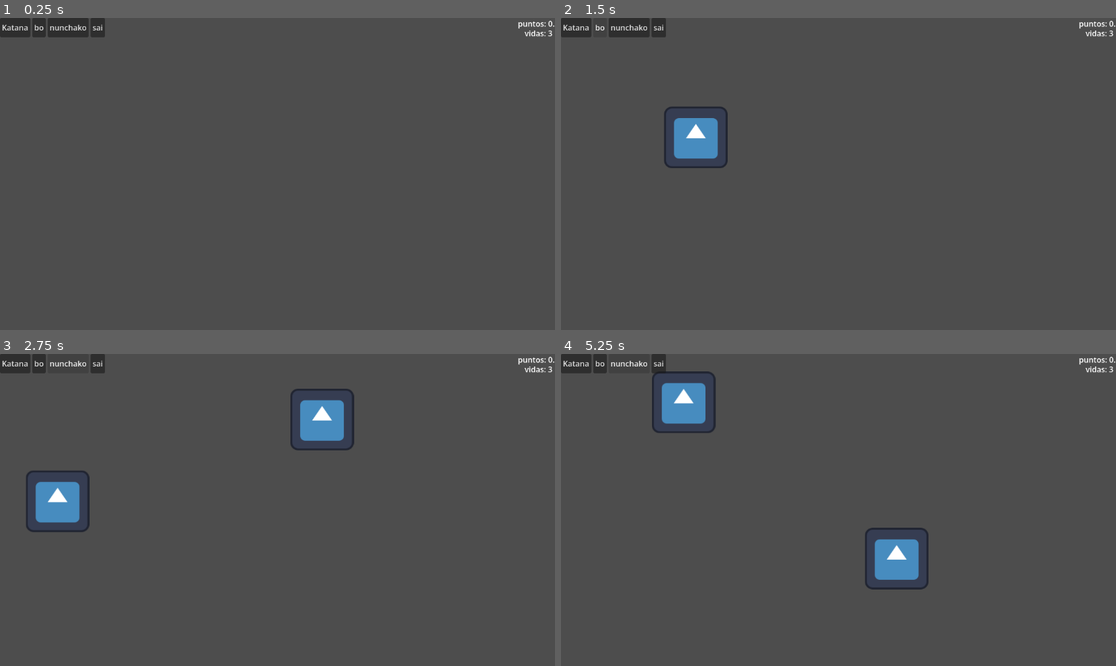
Above: before the commit, frames 1-4 (two rows, left to right).
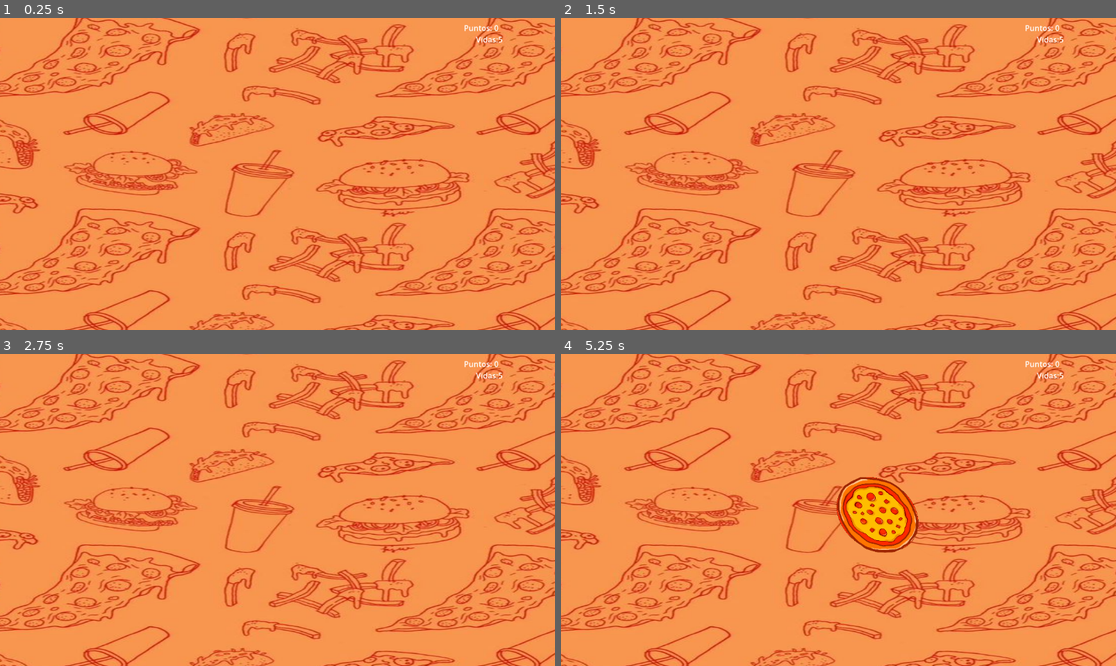
Above: after the commit, the same moments.

Repository: Vivasoscas272727/tortugas-ninja
Game: Godot game, scene res://nivel_1.tscn
Same seed, same stepped clock (60 frames per second), same inputs: the game is played once before the commit and once after it. This scene is started directly instead of the project's main scene. The engine's default icon, where the game draws it, is replaced by a stand-in: a white triangle on a blue panel in a dark square.
Inputs (mouse positions are in pixels of both pictures, inside the frame that each line leads up to):
- Up to frame 1 (0.25 s): no input
- Up to frame 2 (1.5 s): click (577, 27) at 0.5 s, where only the run before the commit has a clickable "Katana"; click (599, 27) at 1.25 s, where only the run before the commit has a clickable "bo"
- Up to frame 3 (2.75 s): click (66, 363) at 2 s, where only the run before the commit has a clickable "nunchako"
- Up to frame 4 (5.25 s): click (660, 363) at 2.75 s, where only the run before the commit has a clickable "sai"; click (577, 363) at 3.5 s, where only the run before the commit has a clickable "Katana"; click (599, 363) at 4.25 s, where only the run before the commit has a clickable "bo"; click (627, 363) at 5 s, where only the run before the commit has a clickable "nunchako"

The runs differ from the first frame. In frame 1, 100% of the frame differs, in the area x 0-100%, y 0-100%; in frame 2, 100%; in frame 3, 100%; in frame 4, 100%.

Commit message:
sube las notas

Diff:
--- a/juego-tortugas-ninja/estela_arma.gd
+++ b/juego-tortugas-ninja/estela_arma.gd
@@ -1,6 +1,8 @@
 extends Line2D
 
 # 1. LAS VARIABLES
+var pedazos_pizza = preload("res://objeto_roto.tscn")
+var pedazos_patilla = preload("res://patilla_roto.tscn")
 var longitud_estela = 10
 
 var DATOS_ARMAS = {
@@ -11,10 +13,6 @@
 }
 
 var arma_actual = "katana"
-
-# >>> ESTO FALTABA: Cargar la escena de los pedazos en memoria <<<
-var escena_pedazos = preload("res://objeto_roto.tscn")
-
 
 # 2. SE EJECUTA AL INICIAR
 func _ready() -> void:
@@ -40,26 +38,32 @@
 	# Hace que el círculo de colisión siga a la punta de la línea
 	$Area2D.global_position = pos_raton
 
+# 5. LÓGICA DE CORTAR Y EXPLOSIONES
+func _on_area_2d_body_entered(body: Node2D) -> void:
+	# Comprobamos que el objeto tocado sea el original y no un pedazo suelto
+	if body.is_in_group("enemigo"):
+		var pedazos = null
 
-# >>> ESTO FALTABA: La nueva lógica de explosión <<<
-func _on_area_2d_body_entered(body: Node2D) -> void:
-	# 1. Comprobamos que el objeto tocado sea el original y no un pedazo suelto
-	if body.is_in_group("enemigo"):
-		var pedazos = escena_pedazos.instantiate()
-		pedazos.global_position = body.global_position
+		# Convertimos el nombre a minúsculas para que no haya errores de texto
+		var nombre_objeto = body.name.to_lower()
 
-		# 2. call_deferred le dice a Godot: "Espera a que termine el choque para meter esto"
-		get_tree().current_scene.call_deferred("add_child", pedazos)
+		# Revisamos el nombre del objeto para saber qué pedazos instanciar
+		if nombre_objeto.begins_with("pizza"):
+			pedazos = pedazos_pizza.instantiate()
+		elif nombre_objeto.begins_with("patilla"):
+			pedazos = pedazos_patilla.instantiate()
+
+		# Solo instanciamos las mitades si reconoció el objeto
+		if pedazos != null:
+			pedazos.global_position = body.global_position
+			get_tree().current_scene.call_deferred("add_child", pedazos)
 
 		get_tree().current_scene.sumar_punto()
-		# 3. Eliminamos el robot original
 		body.queue_free()
 
 	elif body.is_in_group("bomba"):
 		# Le avisamos al nivel principal que reste una vida
 		get_tree().current_scene.restar_vida()
 
-		# Opcional: Podrías añadir un efecto de explosión aquí después
-
 		# Destruimos la bomba para que no siga cayendo
 		body.queue_free()
--- /dev/null
+++ b/juego-tortugas-ninja/global.gd
@@ -0,0 +1,4 @@
+extends Node
+
+# Esta variable guardará el arma y todos los niveles podrán verla
+var arma_elegida = "katana"
--- /dev/null
+++ b/juego-tortugas-ninja/menu_principal.gd
@@ -0,0 +1,29 @@
+extends Control
+
+func _ready() -> void:
+	pass
+
+func _on_button_pressed() -> void:
+	# Esto cambia la pantalla actual por la del Nivel 1
+	get_tree().change_scene_to_file("res://nivel_1.tscn")
+
+func _on_opciones_pressed() -> void:
+	# Escondemos el menú principal y mostramos las armas
+	$CajaInicial.hide()
+	$CajaArmas.show()
+
+func _on_volver_pressed() -> void:
+	# Escondemos las armas y volvemos a mostrar el menú principal
+	$CajaArmas.hide()
+	$CajaInicial.show()
+
+#cada que seleccione un arma te mande a jugar el juego
+
+func _on_katana_pressed() -> void:
+	get_tree().change_scene_to_file("res://nivel_1.tscn")
+func _on_nunchakus_pressed() -> void:
+	get_tree().change_scene_to_file("res://nivel_1.tscn")
+func _on_bastón_pressed() -> void:
+	get_tree().change_scene_to_file("res://nivel_1.tscn")
+func _on_sais_pressed() -> void:
+	get_tree().change_scene_to_file("res://nivel_1.tscn")
--- /dev/null
+++ b/juego-tortugas-ninja/menu_principal.tscn
@@ -0,0 +1,120 @@
+[gd_scene format=3 uid="uid://chjyh0ipjmg4t"]
+
+[ext_resource type="Script" uid="uid://d3r8itj1g8mss" path="res://menu_principal.gd" id="1_bj1uy"]
+
+[node name="MenuPrincipal" type="Control" unique_id=1425715533]
+layout_mode = 3
+anchors_preset = 15
+anchor_right = 1.0
+anchor_bottom = 1.0
+grow_horizontal = 2
+grow_vertical = 2
+script = ExtResource("1_bj1uy")
+
+[node name="ParallaxBackground" type="ParallaxBackground" parent="." unique_id=1588118017]
+
+[node name="ParallaxLayer" type="ParallaxLayer" parent="ParallaxBackground" unique_id=1707706991]
+
+[node name="Parallax2D" type="Parallax2D" parent="ParallaxBackground/ParallaxLayer" unique_id=1831593578]
+
+[node name="ColorRect" type="ColorRect" parent="." unique_id=76497844]
+layout_mode = 1
+anchors_preset = 15
+anchor_right = 1.0
+anchor_bottom = 1.0
+grow_horizontal = 2
+grow_vertical = 2
+color = Color(0.50244564, 0.30527726, 0.15077776, 1)
+
+[node name="Ninja-tortules" type="Label" parent="." unique_id=2065481502]
+layout_mode = 0
+offset_right = 40.0
+offset_bottom = 23.0
+
+[node name="VBoxContainer" type="VBoxContainer" parent="." unique_id=1665557222]
+layout_mode = 0
+offset_right = 40.0
+offset_bottom = 40.0
+
+[node name="CajaInicial" type="VBoxContainer" parent="." unique_id=1661092191]
+custom_minimum_size = Vector2(200, 60)
+layout_mode = 1
+anchors_preset = 8
+anchor_left = 0.5
+anchor_top = 0.5
+anchor_right = 0.5
+anchor_bottom = 0.5
+offset_left = -40.0
+offset_top = -33.0
+offset_right = 40.0
+offset_bottom = 33.0
+grow_horizontal = 2
+grow_vertical = 2
+theme_override_constants/separation = 4
+
+[node name="Opciones" type="Button" parent="CajaInicial" unique_id=2120661423]
+layout_mode = 2
+theme_override_font_sizes/font_size = 25
+text = "Opciones"
+
+[node name="VBoxContainer" type="VBoxContainer" parent="CajaInicial/Opciones" unique_id=957352019]
+layout_mode = 0
+offset_right = 40.0
+offset_bottom = 40.0
+
+[node name="Jugar" type="Button" parent="CajaInicial" unique_id=447085556]
+layout_mode = 2
+theme_override_font_sizes/font_size = 25
+text = "Jugar"
+
+[node name="CajaArmas" type="VBoxContainer" parent="." unique_id=387844763]
+visible = false
+custom_minimum_size = Vector2(200, 60)
+layout_mode = 1
+anchors_preset = 8
+anchor_left = 0.5
+anchor_top = 0.5
+anchor_right = 0.5
+anchor_bottom = 0.5
+offset_left = -48.0
+offset_top = -85.5
+offset_right = 48.0
+offset_bottom = 85.5
+grow_horizontal = 2
+grow_vertical = 2
+
+[node name="katana" type="Button" parent="CajaArmas" unique_id=1775082134]
+layout_mode = 2
+theme_override_font_sizes/font_size = 25
+text = "Katana"
+
+[node name="nunchakus" type="Button" parent="CajaArmas" unique_id=32168689]
+layout_mode = 2
+theme_override_font_sizes/font_size = 25
+text = "Nunchakus"
+
+[node name="bastón" type="Button" parent="CajaArmas" unique_id=119195555]
+layout_mode = 2
+theme_override_font_sizes/font_size = 25
+text = "Bo
+"
+
+[node name="Sais" type="Button" parent="CajaArmas" unique_id=126857434]
+layout_mode = 2
+theme_override_font_sizes/font_size = 25
+text = "Sais"
+
+[node name="volver" type="Button" parent="CajaArmas" unique_id=1911634560]
+layout_mode = 2
+theme_override_font_sizes/font_size = 25
+text = "Volver"
+
+[node name="AnimatedSprite2D" type="AnimatedSprite2D" parent="." unique_id=1897207783]
+
+[connection signal="pressed" from="CajaInicial/Opciones" to="." method="_on_opciones_pressed"]
+[connection signal="pressed" from="CajaInicial/Jugar" to="." method="_on_button_pressed"]
+[connection signal="pressed" from="CajaArmas/katana" to="." method="_on_katana_pressed"]
+[connection signal="pressed" from="CajaArmas/nunchakus" to="." method="_on_nunchakus_pressed"]
+[connection signal="pressed" from="CajaArmas/bastón" to="." method="_on_bastón_pressed"]
+[connection signal="pressed" from="CajaArmas/Sais" to="." method="_on_sais_pressed"]
+[connection signal="pressed" from="CajaArmas/volver" to="." method="_on_volver_pressed"]
--- /dev/null
+++ b/juego-tortugas-ninja/mutageno_roto.tscn
@@ -0,0 +1,27 @@
+[gd_scene format=3 uid="uid://cahu5541c7wva"]
+
+[ext_resource type="Texture2D" uid="uid://c1wdn4sj0qtqr" path="res://game1 (1).png" id="1_l15vn"]
+
+[node name="mutageno" type="Node2D" unique_id=1764248513]
+
+[node name="Mitadizquierda" type="RigidBody2D" parent="." unique_id=2076444338]
+collision_mask = 0
+linear_velocity = Vector2(-201, -300)
+
+[node name="Sprite2D" type="Sprite2D" parent="Mitadizquierda" unique_id=1356962309]
+scale = Vector2(0.2, 0.2)
+texture = ExtResource("1_l15vn")
+region_enabled = true
+region_rect = Rect2(167.2251, 210.60004, 601.42505, 698.62506)
+
+[node name="MitadDerecha" type="RigidBody2D" parent="." unique_id=649578010]
+position = Vector2(2, -13)
+collision_mask = 0
+linear_velocity = Vector2(200, -300)
+
+[node name="Sprite2D" type="Sprite2D" parent="MitadDerecha" unique_id=1872642727]
+position = Vector2(2.0000076, 9)
+scale = Vector2(0.2, 0.2)
+texture = ExtResource("1_l15vn")
+region_enabled = true
+region_rect = Rect2(120.0249, 153.34988, 710.775, 801.9)
--- a/juego-tortugas-ninja/nivel_1.gd
+++ b/juego-tortugas-ninja/nivel_1.gd
@@ -1,31 +1,38 @@
 extends Node2D
 
-# 1. Esto tiene que ir aquí arriba. Revisa que "pizza.tscn" sea exactamente el nombre de tu archivo.
+# 1. Moldes de los objetos
 var molde_pizza = preload("res://pizza.tscn")
 var molde_bomba = preload("res://bomba.tscn")
+var molde_patilla = preload("res://patilla.tscn")
+
+# 2. Variables del juego
 var puntos = 0
 var vidas = 5
 
 func _ready() -> void:
-	pass
+	# Nos aseguramos de que la pantalla final empiece invisible
+	$PantallaFinal.hide()
 
 func _on_timeout() -> void:
-	# 1. Elegimos una posición al azar en la pantalla
 	var posicion_x_azar = randf_range(50, 750)
+	var dado = randi_range(1, 10)
+	var nuevo_objeto = null
 
-	# 2. Tiramos el dado virtual del 1 al 10
-	var dado = randi_range(1, 10)
-	var nuevo_objeto
-
-	# 3. Decidimos qué fabricar
-	if dado <= 7:
+	# Ajustamos las probabilidades para los 3 objetos actuales
+	if dado <= 4:
+		# Del 1 al 4: Sale pizza (40% de probabilidad)
 		nuevo_objeto = molde_pizza.instantiate()
+	elif dado <= 7:
+		# Del 5 al 7: Sale patilla (30% de probabilidad)
+		nuevo_objeto = molde_patilla.instantiate()
 	else:
+		# Del 8 al 10: Sale bomba (30% de probabilidad)
 		nuevo_objeto = molde_bomba.instantiate()
 
-	# 4. Lo colocamos y lo añadimos a la pantalla
-	nuevo_objeto.position = Vector2(posicion_x_azar, 650)
-	add_child(nuevo_objeto)
+	# Seguro contra errores: Solo lo movemos y lo creamos si no es null
+	if nuevo_objeto != null:
+		nuevo_objeto.position = Vector2(posicion_x_azar, 650)
+		add_child(nuevo_objeto)
 
 func sumar_punto() -> void:
 	puntos += 10
@@ -35,5 +42,16 @@
 	vidas -= 1
 	$HUD/Textovidas.text = "Vidas: " + str(vidas)
 
+	# Condición de Game Over
 	if vidas <= 0:
-		print("¡Game Over! Te quedaste sin vidas.")
+		$Timer.stop() # Detiene la caída de objetos
+		$PantallaFinal/Label2.text = "Puntaje Final: " + str(puntos)
+		$PantallaFinal.show() # Muestra la pantalla de perder
+
+func _on_btnreiniciar_pressed() -> void:
+	# Recarga el nivel actual
+	get_tree().reload_current_scene()
+
+func _on_btnpersonaje_pressed() -> void:
+	# Regresa al menú principal
+	get_tree().change_scene_to_file("res://menu_principal.tscn")
--- a/juego-tortugas-ninja/nivel_1.tscn
+++ b/juego-tortugas-ninja/nivel_1.tscn
@@ -1,60 +1,85 @@
-[gd_scene format=3 uid="uid://i6holcmcw1an"]
+[gd_scene format=3 uid="uid://ltpcs7aeg70v"]
 
-[ext_resource type="Script" uid="uid://cppn3kshthk4l" path="res://nivel_1.gd" id="1_xi31o"]
-[ext_resource type="PackedScene" uid="uid://cn5fil1gk77l0" path="res://estela_arma.tscn" id="2_eciuy"]
+[ext_resource type="Texture2D" uid="uid://1c23avcgoqmr" path="res://WhatsApp Image 2026-05-29 at 7.13.02 PM-convertido-de-jpeg.png" id="1_eciuy"]
+[ext_resource type="PackedScene" uid="uid://cn5fil1gk77l0" path="res://estela_arma.tscn" id="2_2lask"]
+[ext_resource type="Script" uid="uid://cppn3kshthk4l" path="res://nivel_1.gd" id="2_m2gv8"]
 
-[node name="Nivel1" type="Node2D" unique_id=618439342]
-script = ExtResource("1_xi31o")
+[node name="Nivel1" type="Node2D" unique_id=1605550130]
+script = ExtResource("2_m2gv8")
 
-[node name="Timer" type="Timer" parent="." unique_id=896438759]
+[node name="Sprite2D" type="Sprite2D" parent="." unique_id=1117341868]
+position = Vector2(539, 342)
+scale = Vector2(2.0867953, 1)
+texture = ExtResource("1_eciuy")
+
+[node name="Timer" type="Timer" parent="." unique_id=2061210555]
 autostart = true
 
-[node name="EstelaArma" parent="." unique_id=940233591 instance=ExtResource("2_eciuy")]
+[node name="HUD" type="CanvasLayer" parent="." unique_id=21274267]
 
-[node name="InterfazArmas" type="CanvasLayer" parent="." unique_id=385581600]
+[node name="Textopuntos" type="Label" parent="HUD" unique_id=1296198073]
+offset_left = 963.0
+offset_top = 9.0
+offset_right = 1079.0
+offset_bottom = 32.0
+text = "Puntos: 0"
 
-[node name="HBoxContainer" type="HBoxContainer" parent="InterfazArmas" unique_id=640363934]
-offset_right = 40.0
-offset_bottom = 40.0
+[node name="Textovidas" type="Label" parent="HUD" unique_id=755810111]
+offset_left = 988.0
+offset_top = 33.0
+offset_right = 1044.0
+offset_bottom = 56.0
+text = "Vidas:5"
 
-[node name="Button" type="Button" parent="InterfazArmas/HBoxContainer" unique_id=478548513]
-layout_mode = 2
-text = "Katana
+[node name="PantallaFinal" type="CanvasLayer" parent="." unique_id=1916014683]
+visible = false
+
+[node name="ColorRect" type="ColorRect" parent="PantallaFinal" unique_id=1362340747]
+anchors_preset = -1
+anchor_right = 0.112
+anchor_bottom = 0.062000003
+offset_left = 19.0
+offset_top = -15.0
+offset_right = 1041.976
+offset_bottom = 610.824
+color = Color(0.05, 0.05, 0.05, 0.827451)
+
+[node name="Label" type="Label" parent="PantallaFinal" unique_id=1749939375]
+offset_left = 469.0
+offset_top = 191.0
+offset_right = 556.0
+offset_bottom = 214.0
+text = "Game Over"
+
+[node name="Label2" type="Label" parent="PantallaFinal" unique_id=1866180461]
+offset_left = 463.0
+offset_top = 224.0
+offset_right = 561.0
+offset_bottom = 273.0
+text = "Puntaje final
 "
 
-[node name="Button2" type="Button" parent="InterfazArmas/HBoxContainer" unique_id=635784388]
-layout_mode = 2
-text = "bo"
+[node name="Btnreiniciar" type="Button" parent="PantallaFinal" unique_id=304047174]
+anchors_preset = -1
+anchor_right = 0.083000004
+anchor_bottom = 0.093
+offset_left = 330.0
+offset_top = 322.0
+offset_right = 353.384
+offset_bottom = 292.736
+text = "Volver a jugar "
 
-[node name="Button3" type="Button" parent="InterfazArmas/HBoxContainer" unique_id=2008815368]
-layout_mode = 2
-text = "nunchako"
+[node name="Btnpersonaje" type="Button" parent="PantallaFinal" unique_id=140223951]
+offset_left = 612.0
+offset_top = 324.0
+offset_right = 737.0
+offset_bottom = 355.0
+text = "Menu principal
+"
 
-[node name="Button4" type="Button" parent="InterfazArmas/HBoxContainer" unique_id=1110974067]
-layout_mode = 2
-text = "sai"
-
-[node name="HUD" type="CanvasLayer" parent="." unique_id=944247826]
-
-[node name="Textopuntos" type="Label" parent="HUD" unique_id=1209722859]
-anchors_preset = -1
-anchor_left = 0.9331597
-anchor_right = 1.0
-anchor_bottom = 0.07561728
-grow_horizontal = 0
-text = "puntos: 0.
-"
-metadata/_edit_use_anchors_ = true
-
-[node name="Textovidas" type="Label" parent="HUD" unique_id=762351464]
-anchors_preset = 1
-anchor_left = 1.0
-anchor_right = 1.0
-offset_left = -63.0
-offset_top = 20.0
-offset_right = -5.0
-offset_bottom = 43.0
-grow_horizontal = 0
-text = "vidas: 3"
+[node name="EstelaArma" parent="." unique_id=940233591 instance=ExtResource("2_2lask")]
+position = Vector2(-367, 445)
 
 [connection signal="timeout" from="Timer" to="." method="_on_timeout"]
+[connection signal="pressed" from="PantallaFinal/Btnreiniciar" to="." method="_on_btnreiniciar_pressed"]
+[connection signal="pressed" from="PantallaFinal/Btnpersonaje" to="." method="_on_btnpersonaje_pressed"]
--- a/juego-tortugas-ninja/objeto_roto.tscn
+++ b/juego-tortugas-ninja/objeto_roto.tscn
@@ -1,8 +1,6 @@
 [gd_scene format=3 uid="uid://b8fmnhm5w6idc"]
 
-[ext_resource type="Texture2D" uid="uid://coq6tvo638y5d" path="res://icon.svg" id="1_yc7xl"]
-
-[sub_resource type="CircleShape2D" id="CircleShape2D_mycit"]
+[ext_resource type="Texture2D" uid="uid://bonhugj51h6" path="res://game5.png" id="1_yc7xl"]
 
 [node name="Objetoroto" type="Node2D" unique_id=1764248513]
 
@@ -11,21 +9,20 @@
 linear_velocity = Vector2(-201, -300)
 
 [node name="Sprite2D" type="Sprite2D" parent="Mitadizquierda" unique_id=1356962309]
+position = Vector2(-6.4500003, -14.8)
+scale = Vector2(0.18826206, 0.1711501)
 texture = ExtResource("1_yc7xl")
 region_enabled = true
-region_rect = Rect2(2.7999878, 5.799999, 60.800003, 119.466675)
-
-[node name="CollisionShape2D" type="CollisionShape2D" parent="Mitadizquierda" unique_id=701212152]
-shape = SubResource("CircleShape2D_mycit")
+region_rect = Rect2(1778.4999, 39.82492, 1099.5748, 1026.675)
 
 [node name="MitadDerecha" type="RigidBody2D" parent="." unique_id=649578010]
+position = Vector2(2, -13)
 collision_mask = 0
 linear_velocity = Vector2(200, -300)
 
 [node name="Sprite2D" type="Sprite2D" parent="MitadDerecha" unique_id=1872642727]
+position = Vector2(213, 195.99998)
+scale = Vector2(0.1, 0.1)
 texture = ExtResource("1_yc7xl")
 region_enabled = true
-region_rect = Rect2(65.33365, -3.7999783, 65.0668, 139.20027)
-
-[node name="CollisionShape2D" type="CollisionShape2D" parent="MitadDerecha" unique_id=1256843668]
-shape = SubResource("CircleShape2D_mycit")
+region_rect = Rect2(1748.1249, -39.150085, 1166.4, 1111.7251)
--- /dev/null
+++ b/juego-tortugas-ninja/patilla.tscn
@@ -0,0 +1,12 @@
+[gd_scene format=3 uid="uid://du1s7a4xtclpy"]
+
+[ext_resource type="Texture2D" uid="uid://dcbpy7v6ujern" path="res://game3.png" id="1_f6b0p"]
+
+[node name="patilla" unique_id=230791850]
+
+[node name="Sprite2D" parent="." index="0" unique_id=1602271585]
+texture = ExtResource("1_f6b0p")
+
+[node name="CollisionShape2D" parent="." index="1" unique_id=1499505079]
+position = Vector2(-11, 127)
+scale = Vector2(0.8, 0.8)
--- /dev/null
+++ b/juego-tortugas-ninja/patilla_roto.tscn
@@ -0,0 +1,27 @@
+[gd_scene format=3 uid="uid://dtbyp5f8ma7lk"]
+
+[ext_resource type="Texture2D" uid="uid://dnlcbwayo6hdg" path="res://game2.png" id="1_g0ldc"]
+
+[node name="patilla" type="Node2D" unique_id=1764248513]
+
+[node name="Mitadizquierda" type="RigidBody2D" parent="." unique_id=2076444338]
+collision_mask = 0
+linear_velocity = Vector2(-201, -300)
+
+[node name="Sprite2D" type="Sprite2D" parent="Mitadizquierda" unique_id=1356962309]
+scale = Vector2(0.2, 0.2)
+texture = ExtResource("1_g0ldc")
+region_enabled = true
+region_rect = Rect2(247.59985, 1072.575, 619.65, 692.55005)
+
+[node name="MitadDerecha" type="RigidBody2D" parent="." unique_id=649578010]
+position = Vector2(2, -13)
+collision_mask = 0
+linear_velocity = Vector2(200, -300)
+
+[node name="Sprite2D" type="Sprite2D" parent="MitadDerecha" unique_id=1872642727]
+position = Vector2(2.0000076, 9)
+scale = Vector2(0.2, 0.2)
+texture = ExtResource("1_g0ldc")
+region_enabled = true
+region_rect = Rect2(240.12512, 1018.5751, 704.7001, 820.1251)
--- a/juego-tortugas-ninja/pizza.gd
+++ b/juego-tortugas-ninja/pizza.gd
@@ -7,7 +7,3 @@
 	var fuerza_x = randf_range(-150,150)
 	var fuerza_y = -1100
 	apply_central_impulse(Vector2(fuerza_x,fuerza_y))
-
-
-func _process(delta: float) -> void:
-	pass
--- a/juego-tortugas-ninja/pizza.tscn
+++ b/juego-tortugas-ninja/pizza.tscn
@@ -1,17 +1,19 @@
 [gd_scene format=3 uid="uid://chx12a4jrbrjq"]
 
 [ext_resource type="Script" uid="uid://cu6q4ogivwp3t" path="res://pizza.gd" id="1_5birb"]
-[ext_resource type="Texture2D" uid="uid://coq6tvo638y5d" path="res://icon.svg" id="2_i514n"]
+[ext_resource type="Texture2D" uid="uid://dsfeirs7deqy" path="res://game (1).png" id="2_i514n"]
 
 [sub_resource type="CircleShape2D" id="CircleShape2D_i514n"]
+radius = 52.03845
 
 [node name="Pizza" type="RigidBody2D" unique_id=230791850 groups=["enemigo"]]
 script = ExtResource("1_5birb")
 
 [node name="Sprite2D" type="Sprite2D" parent="." unique_id=1602271585]
-scale = Vector2(1.03125, 1)
+scale = Vector2(0.25, 0.25)
+skew = -0.22863813
 texture = ExtResource("2_i514n")
 
 [node name="CollisionShape2D" type="CollisionShape2D" parent="." unique_id=1499505079]
-position = Vector2(1, 1)
+position = Vector2(-70, -90)
 shape = SubResource("CircleShape2D_i514n")
--- a/juego-tortugas-ninja/project.godot
+++ b/juego-tortugas-ninja/project.godot
@@ -15,6 +15,10 @@
 config/features=PackedStringArray("4.6", "Forward Plus")
 config/icon="res://icon.svg"
 
+[autoload]
+
+Global="*uid://b38aklurfou5l"
+
 [physics]
 
 3d/physics_engine="Jolt Physics"
Binary file added: juego-tortugas-ninja/WhatsApp Image 2026-05-29 at 7.13.02 PM-convertido-de-jpeg.png
Not shown, added: juego-tortugas-ninja/WhatsApp Image 2026-05-29 at 7.13.02 PM-convertido-de-jpeg.png.import
Binary file added: juego-tortugas-ninja/game (1).png
Not shown, added: juego-tortugas-ninja/game (1).png.import
Binary file added: juego-tortugas-ninja/game1 (1).png
Not shown, added: juego-tortugas-ninja/game1 (1).png.import
Binary file added: juego-tortugas-ninja/game2.png
Not shown, added: juego-tortugas-ninja/game2.png.import
Binary file added: juego-tortugas-ninja/game3.png
Not shown, added: juego-tortugas-ninja/game3.png.import
Binary file added: juego-tortugas-ninja/game4.png
Not shown, added: juego-tortugas-ninja/game4.png.import
(and 11 more such lines)
